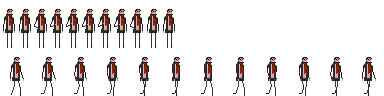
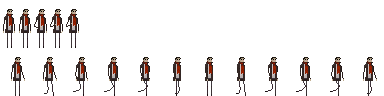
Comparing the layer stacks of the two 384 x 96 images. Changes:
painted on "idle" over box(82, 9, 175, 48)
painted on "walk" over box(10, 57, 377, 96)
